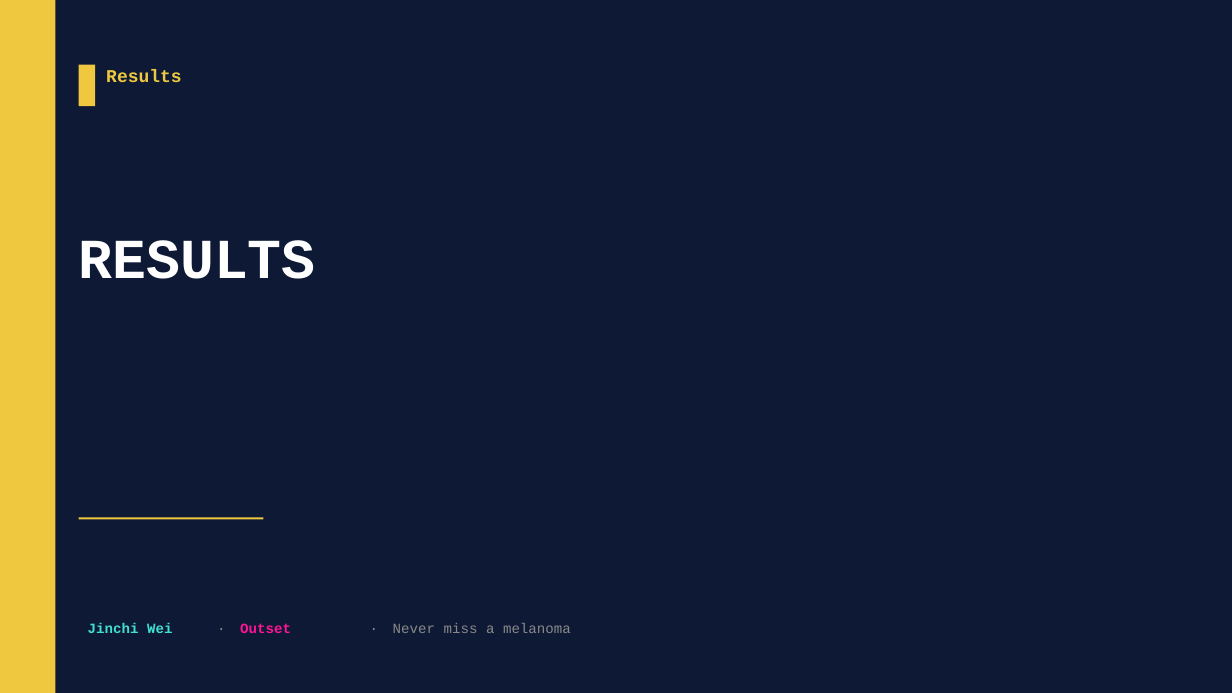
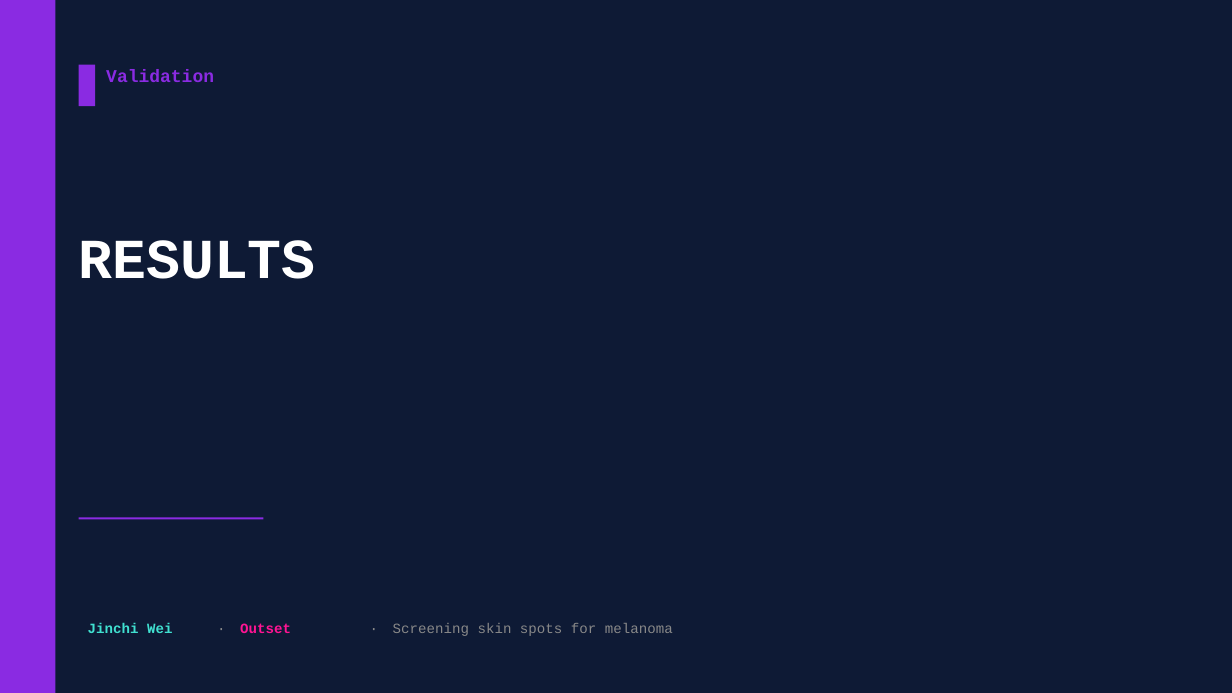
Before and after one commit to jinchiwei/outset-ai-healthcare, a slide deck: slide 13 of solutions/g2_skin_screening/slides/g2_skin_screening.pptx (slide 9 before the commit). Drawn at 1232x693 pixels with LibreOffice and Linux fonts; fonts in the diff are those of the drawing. Boxes give left, top, right and bottom in pixels: in the first picture for what was removed or moved away, otherwise in the second. Text is boxed around its words. In the diff, an @@ line names an element or a change of style, - is before the commit and + after.

Commit message:
G2 v2: HAM10000 + CAFormer working melanoma screen (AUC 0.885, recall 74->90%); 5-part rubric deck, clinical intro figs, Outset logo, bespoke varied layouts

```diff
--- a/solutions/g2_skin_screening/slides/g2_skin_screening.pptx
+++ b/solutions/g2_skin_screening/slides/g2_skin_screening.pptx
@@ text at [106,70,214,82]: text changed; text colour #F0C840 to #8A2BE2 @@
-Results
+Validation
@@ fill #F0C840 to #8A2BE2 in 3 elements at [0,0,55,693], [79,65,95,106], [79,518,263,519] @@
@@ text at [393,623,673,636]: text changed @@
-Never miss a melanoma
+Screening skin spots for melanoma
```
Also in this commit, not shown: 5 other slides changed, 16 slides added, 11 slides removed, 50 other files.
